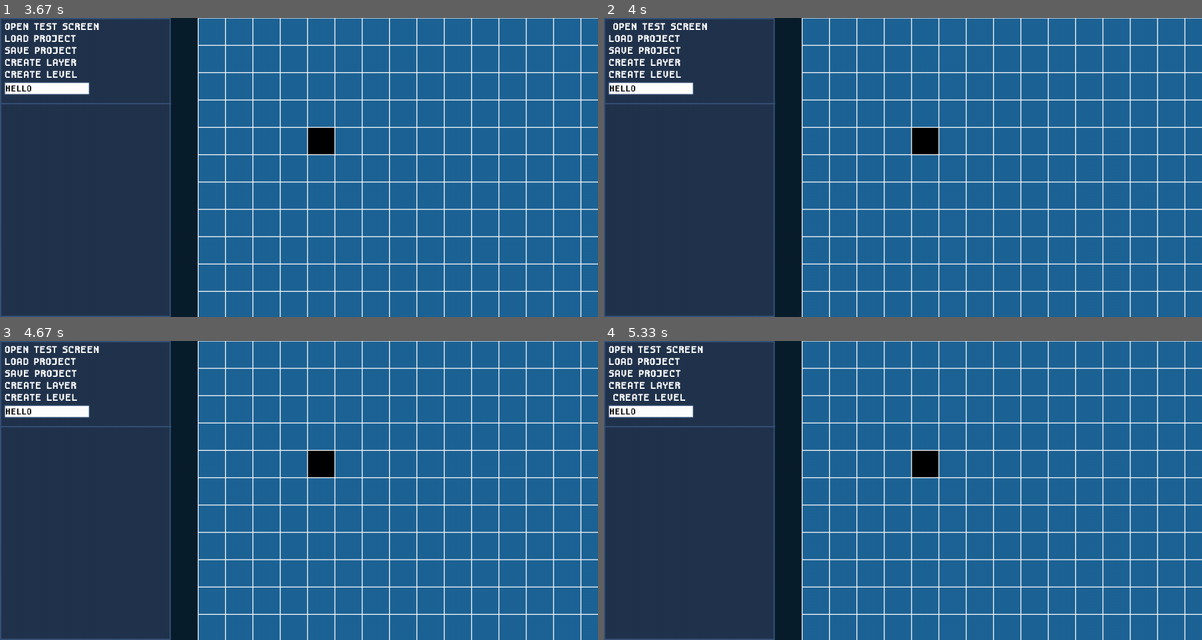
Above: before the commit, frames 1-4 (two rows, left to right).
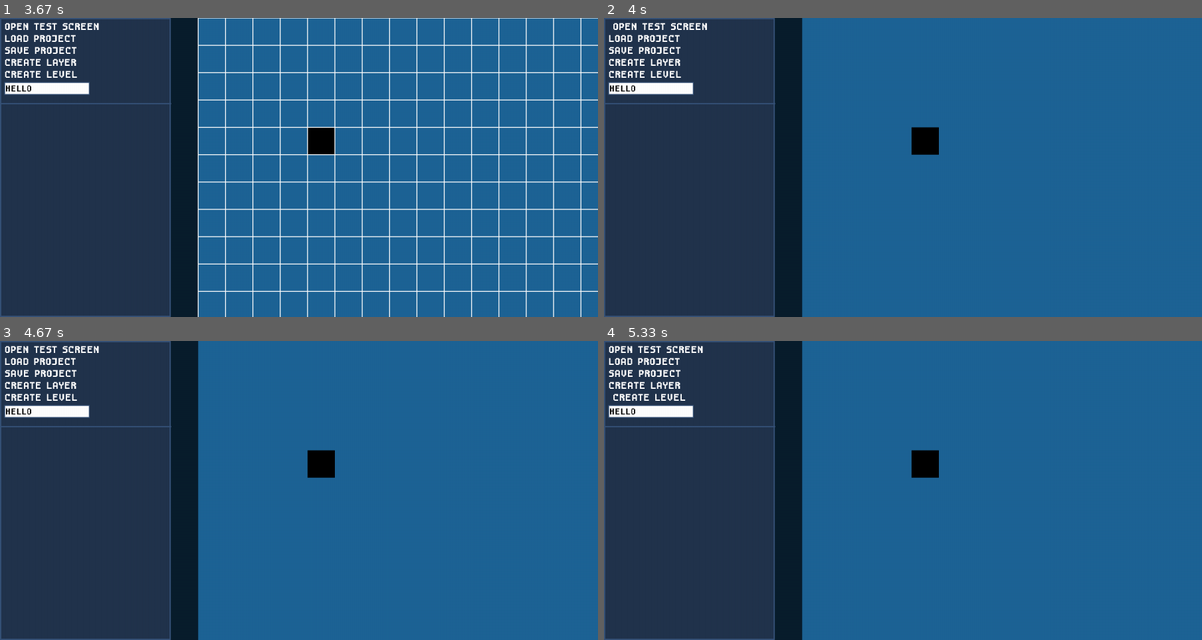
Above: after the commit, the same moments.

Repository: ImYourDope/PyGameLevelDesigner
Game: pygame game, started from main.py
Two runs of this game, one before a commit and one after it. Both use one fixed random seed, a clock stepped at 60 frames per second and the inputs below.
Inputs (mouse positions are in pixels of both pictures, inside the frame that each line leads up to):
- Up to frame 1 (3.67 s): click "CREATE LEVEL" at 0.38 s; click (304, 185) at 0.72 s; click "CREATE LEVEL" at 1.05 s; click (520, 272) at 1.38 s; click (191, 167) at 1.72 s; click (382, 38) at 2.05 s; click (526, 281) at 2.38 s; click (203, 68) at 2.72 s; click (574, 167) at 3.55 s
- Up to frame 2 (4 s): click "OPEN TEST SCREEN" at 3.88 s
- Up to frame 3 (4.67 s): click (125, 433) at 4.22 s
- Up to frame 4 (5.33 s): click "CREATE LEVEL" at 5.05 s

Frame 1 is identical in both runs. In frame 2, 6.3% of the frame differs, in the area x 33-100%, y 0-100%; in frame 3, 6.3%; in frame 4, 6.3%.

Commit message:
Added default parameters to Input

Diff:
--- a/Interface/button.py
+++ b/Interface/button.py
@@ -32,10 +32,6 @@
         self.shift_pos = (properties['hover']['x'], properties['hover']['y'])
         self.shift_rect = self.surface.get_rect(topleft=self.shift_pos)
 
-        func = lambda: print("pressed")
-        # self.pos = pos
-        # self.func = func
-        #
 
     def mouse_collision(self, cors):
         return self.rect.collidepoint(cors) or self.shift_rect.collidepoint(cors)
--- a/Interface/input.py
+++ b/Interface/input.py
@@ -5,22 +5,18 @@
 
 
 class Input(DOMElement):
+    DEFAULT = {
+        'x': 0,
+        'y': 0,
+        'width': 200,
+        'height': 30,
+        'text': '',
+        'type': 'text'
+    }
+
     def __init__(self, screen, properties):
         self.screen = screen
         self.id = properties['id']
-
-        if 'x' not in properties:
-            properties['x'] = 0
-        if 'y' not in properties:
-            properties['y'] = 0
-        if 'width' not in properties:
-            properties['width'] = 200
-        if 'height' not in properties:
-            properties['height'] = 30
-        if 'text' not in properties:
-            properties['text'] = ''
-        if 'type' not in properties:
-            properties['type'] = 'text'
 
         self.rect = pygame.Rect(properties['x'],
                                 properties['y'],
--- a/XML_parser.py
+++ b/XML_parser.py
@@ -26,11 +26,10 @@
                 props = XMLParser.set_default_parameters(props, Button.DEFAULT)
                 dom.append(Button(surface, props))
             elif elem.tag == 'Input':
+                props = XMLParser.set_default_parameters(props, Input.DEFAULT)
                 dom.append(Input(surface, props))
             else:
                 raise Exception('Incorrect tag')
-            print(elem.tag)
-            print(elem.attrib)
         return dom
 
     @staticmethod
@@ -57,8 +56,6 @@
         if 'id' not in props:
             props['id'] = str(randint(0, 10000000000))
 
-
-
     @staticmethod
     def set_default_parameters(props, default):
         for key in default.keys():
--- a/buttons.py
+++ b/buttons.py
@@ -2,30 +2,6 @@
 from grid import toggle_grid
 from popupscreens import *
 
-from event_manager import event_manager
-
 
 def create_popup_screen_buttons(screen):
     test_popup_screen_buttons.append(Button(screen, 'CLOSE TEST SCREEN', (200, 200), popup_screen_close, 15, 0))
-
-class A:
-    append = print
-def create_main_screen_buttons(screen):
-
-    print(event_manager.test_popup_screen)
-    main_screen_buttons = A()
-    main_screen_buttons.append(
-        Button(screen, 'OPEN TEST SCREEN', (10, starting_button_pos), event_manager.test_popup_screen.start, 15, 0))
-    main_screen_buttons.append(
-        Button(screen, 'LOAD PROJECT', (10, (button_gap + main_font_size) + starting_button_pos), grid_button, 15, 0))
-    main_screen_buttons.append(
-        Button(screen, 'SAVE PROJECT', (10, (button_gap + main_font_size) * 2 + starting_button_pos), grid_button, 15,
-               0))
-    main_screen_buttons.append(
-        Button(screen, 'CREATE LAYER', (10, (button_gap + main_font_size) * 3 + starting_button_pos), grid_button, 15,
-               0))
-    main_screen_buttons.append(
-        Button(screen, 'CREATE LEVEL', (10, (button_gap + main_font_size) * 4 + starting_button_pos), grid_button, 15,
-               0))
-
-    event_manager.active_buttons = main_screen_buttons
--- a/main.py
+++ b/main.py
@@ -27,7 +27,7 @@
 
 dom_event_manager.init_dom(dom)
 
-# dom_event_manager.onclick('grid-button', toggle_grid)
+dom_event_manager.onclick('open-test-screen-button', toggle_grid)
 
 # CREATE SECTION
 # create_popup_screen_buttons(screen)
